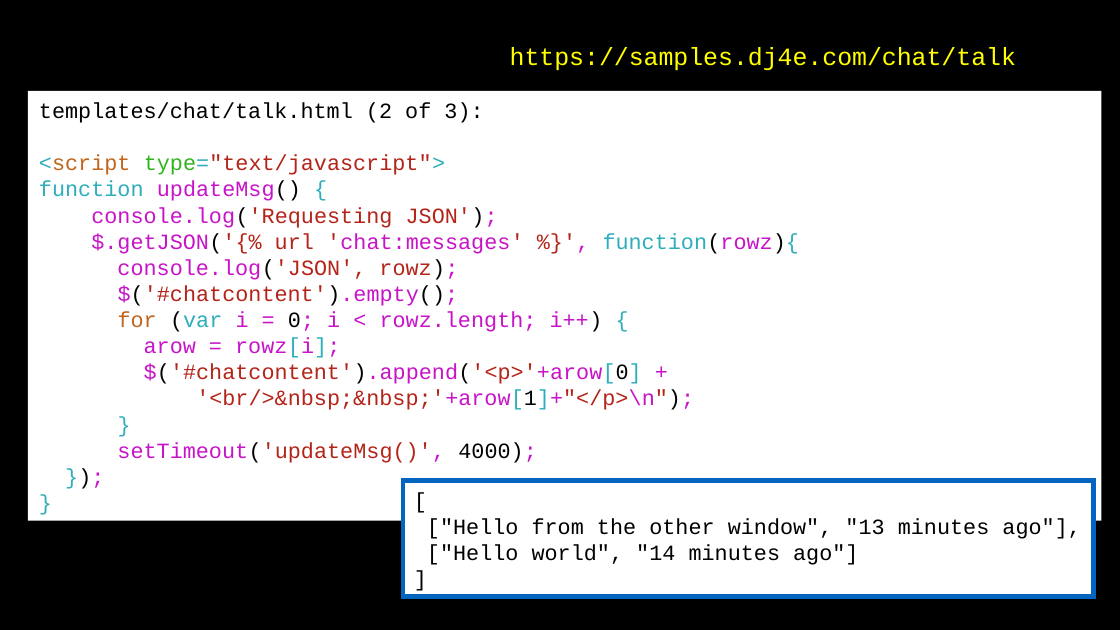
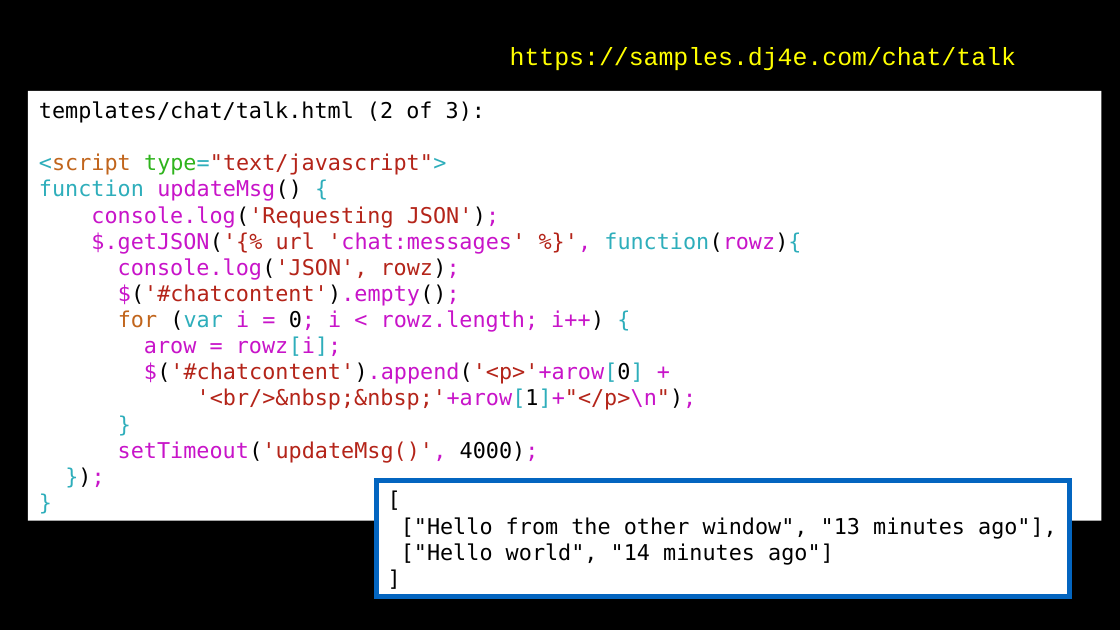
Before and after one commit to csev/dj4e, a slide deck: slide 21 of lectures/JS-04-JSON.ppt. Drawn at 1120x630 pixels with LibreOffice and Linux fonts; fonts in the diff are those of the drawing. Boxes give left, top, right and bottom in pixels: in the first picture for what was removed or moved away, otherwise in the second. Text is boxed around its words. In the diff, an @@ line names an element or a change of style, - is before the commit and + after.

```diff
--- a/lectures/JS-04-JSON.ppt
+++ b/lectures/JS-04-JSON.ppt
@@ rectangle "templates/chat/talk.html (2 of 3):" at <box>28,91,1101,521</box>: font Courier New to DejaVu Sans Mono @@
@@ rectangle "[" at <box>376,480,1070,597</box>: font Courier New to DejaVu Sans Mono @@
@@ rectangle "[": place and size @@
-rectangle "[" at <box>403,480,1093,597</box>
+rectangle "[" at <box>376,480,1070,597</box>
```
Also in this commit, not shown: 4 other slides changed, 1 slide added, 1 slide removed.
